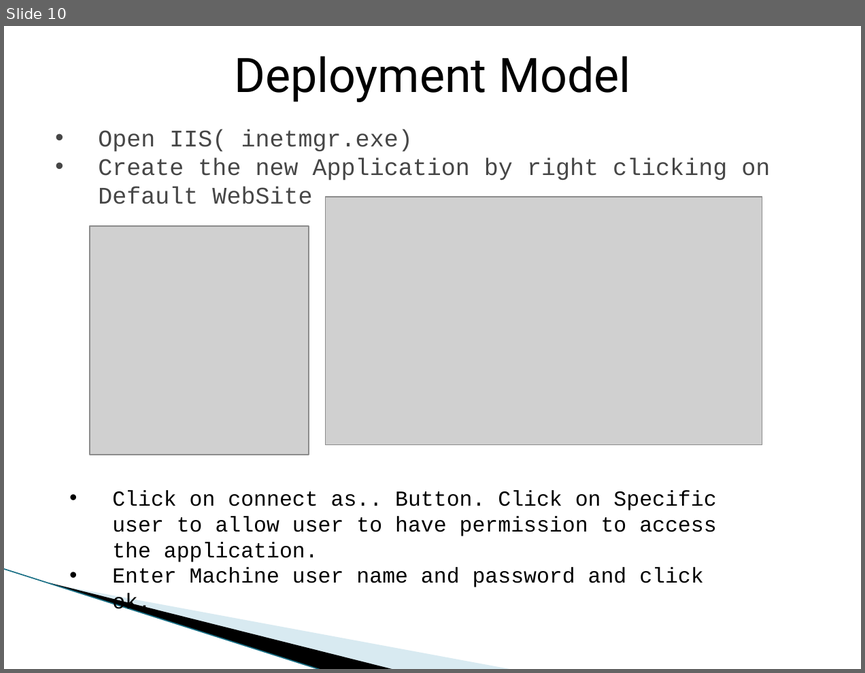
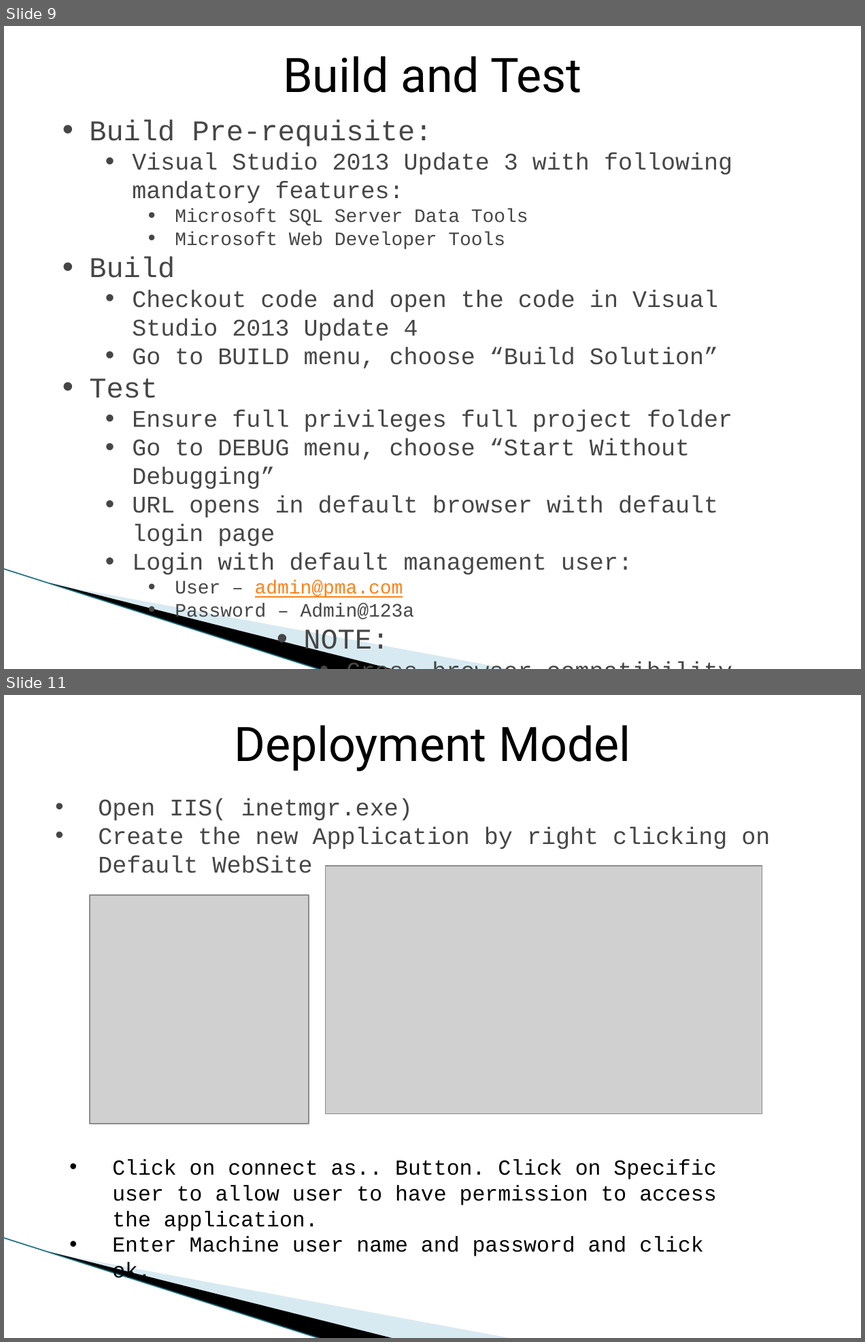
Before and after one commit to nalininallamalli/NSPACKS_PROJECT_MGMT, a slide deck: Project Management App.pptx. Shown one above the other, each under a label of ours: slide 10 before the commit, slides 9 and 11 after it; the slides between them are not shown. The pictures are 865x673 and 865x1342 pixels, drawn with LibreOffice and Linux fonts; fonts in the diff are those of the drawing; grey boxes stand for pictures; background and template pictures are left out. Boxes give left, top, right and bottom in pixels: in the first picture for what was removed or moved away, otherwise in the second. Text is boxed around its words. In the diff, an @@ line names an element or a change of style, - is before the commit and + after.

```diff
--- a/Project Management App.pptx
+++ b/Project Management App.pptx
@@ slide 9 added at box(4, 26, 861, 669), background #FFFFFF; not listed: 3 template elements that a slide beside it also shows @@
@@ text added at box(283, 56, 581, 93), 40 pt, text #000000 @@
+Build and Test
@@ text added at box(89, 119, 732, 657), 20 pt, text #464646 @@
+• Build Pre-requisite:
+  • Visual Studio 2013 Update 3 with following mandatory features:
+    • Microsoft SQL Server Data Tools
+    • Microsoft Web Developer Tools
+• Build
+  • Checkout code and open the code in Visual Studio 2013 Update 4
+  • Go to BUILD menu, choose “Build Solution”
+• Test
+  • Ensure full privileges full project folder
+  • Go to DEBUG menu, choose “Start Without Debugging”
+  • URL opens in default browser with default login page
+  • Login with default management user:
+    • User – admin@pma.com
+    • Password – Admin@123a
+          • NOTE:
+            • Cross browser compatibility
+            • Mobile compatibility
@@ what was slide 10 is now slide 11 @@
```
Also in this commit, not shown: 5 slides changed, 1 other slide added.
